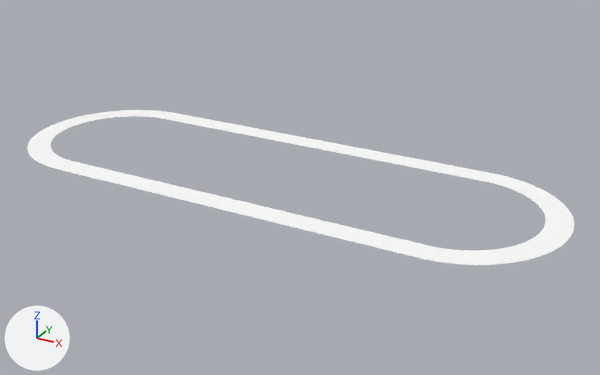
Renders of the glTF model games/yorimichi/assets/belmonte/meshes/SM_BM_BHip_Course.glb from each side of a commit.
Before and after are seen from a 50 mm camera at (513.0, -859.0, 415.0) aimed at (35.0, 9.0, -20.0). Lighting does not change. The marker at lower left points along +X, +Y and +Z. The picture after the commit comes second. Vertices at exactly the same position are counted once.

The scene before the commit, as lines of its bpy script (objects in view):
```python
me_sm_bhip_course = bpy.data.meshes.new('SM_BHip_Course')
me_sm_bhip_course.from_pydata(...)  # 4584 vertices, 8246 faces; spans x -380.0..380.0, y -130.0..130.0, z 0.0
# faces by material slot: [3664, 2, 4580]
me_sm_bhip_course.materials.append(mat_bm_000_m_sand)
me_sm_bhip_course.materials.append(mat_bm_001_m_vcol_001)
me_sm_bhip_course.materials.append(mat_bm_002_m_turf)
ob_sm_bm_bhip_course = bpy.data.objects.new('SM_BM_BHip_Course', me_sm_bhip_course)
ob_sm_bm_bhip_course.location = (0.0, 0.0, 0.0)
```
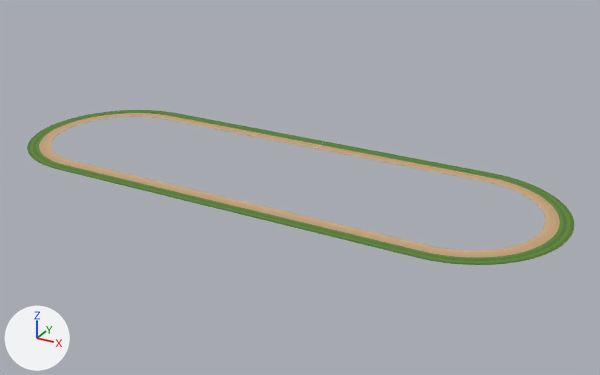
What the commit changed:
me_sm_bhip_course has 4584 vertices, 8246 faces and spans x -380.0..380.0, y -130.0..130.0, z 0.0.
me_sm_bhip_course is used by ob_sm_bm_bhip_course; location (0.0, 0.0, 0.0).
me_sm_bhip_course part 1: 8246 faces centred in x -380.0..380.0, y -130.0..130.0, z 0.0 are repainted in the vertex colours; the middle colour goes from white #ffffff to green #5f8838.

Pixel boxes [x1, y1, x2, y2] of what changed, in the pictures (600 x 375 px):
part 1 of me_sm_bhip_course, recoloured (darker): [27, 110, 574, 265] in both
